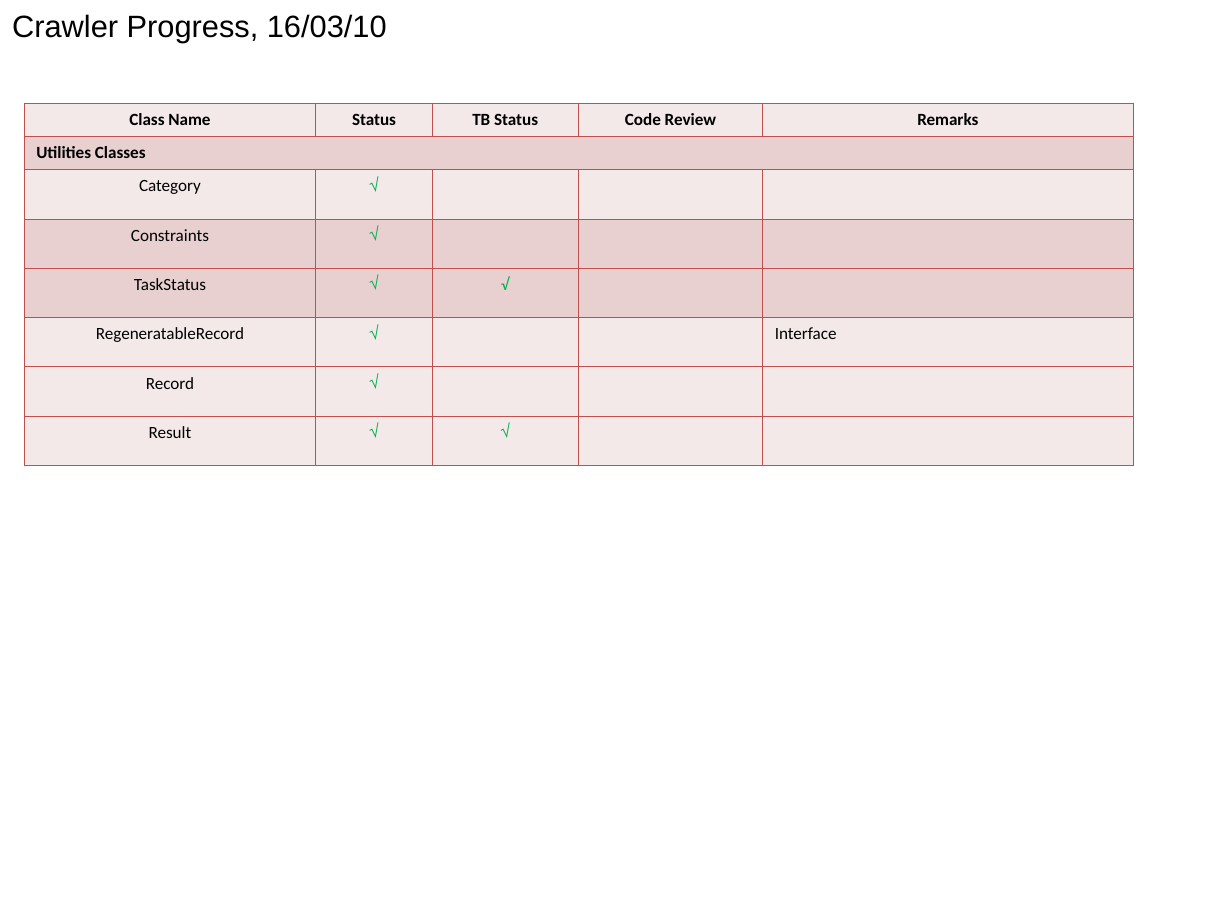
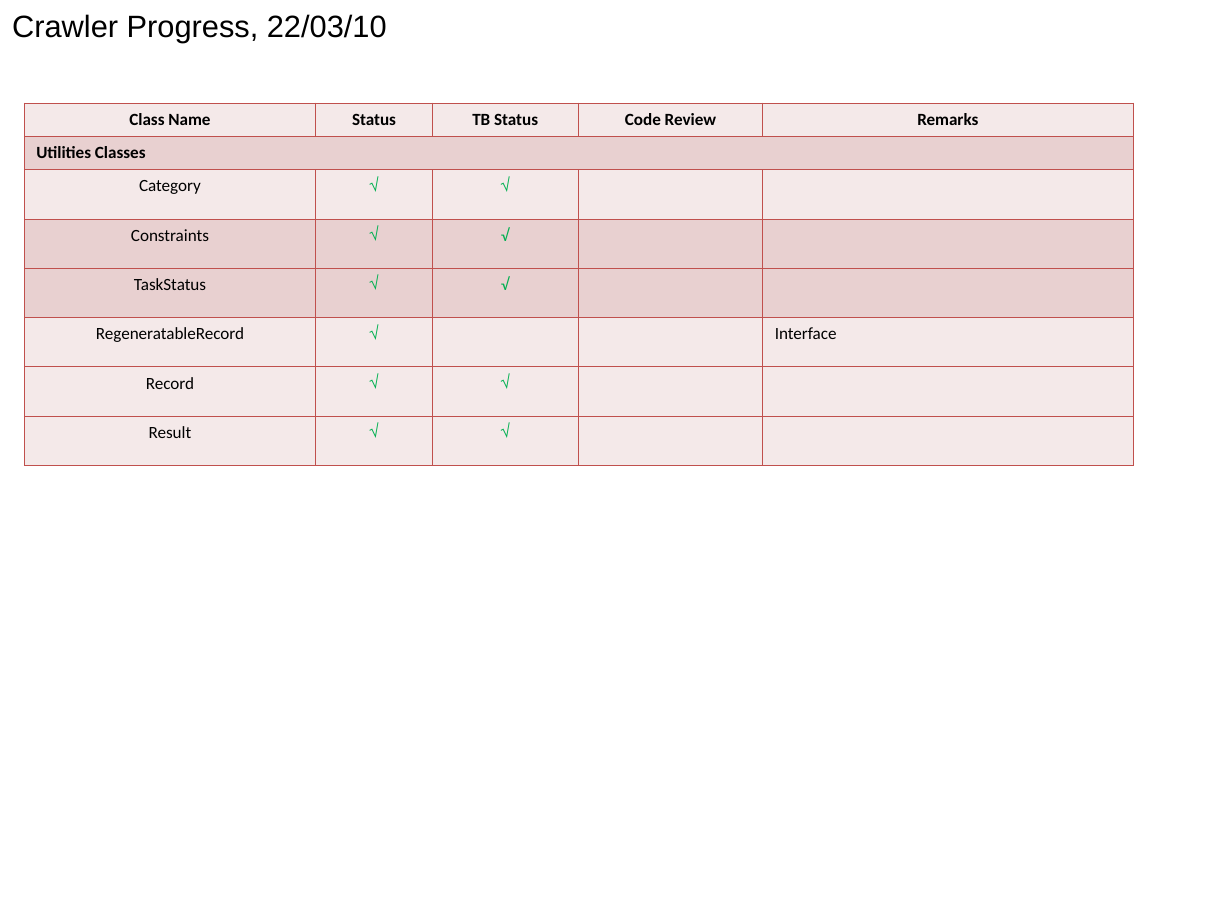
Before and after one commit to tru3d3v/iwebcrawler, a slide deck: slide 2 of Docs/Progress.ppt. Drawn at 1232x924 pixels with LibreOffice and Linux fonts; fonts in the diff are those of the drawing. Boxes give left, top, right and bottom in pixels: in the first picture for what was removed or moved away, otherwise in the second. Text is boxed around its words. In the diff, an @@ line names an element or a change of style, - is before the commit and + after.

```diff
--- a/Docs/Progress.ppt
+++ b/Docs/Progress.ppt
@@ text at (12,14,387,42): text changed @@
-Crawler Progress, 16/03/10
+Crawler Progress, 22/03/10
@@ table at (25,103,1135,442) @@
-row 3, column 3: 
+row 3, column 3: √
-row 4, column 3: 
+row 4, column 3: √
-row 7, column 3: 
+row 7, column 3: √
```
Also in this commit, not shown: 1 other slide changed, 2 other files.
